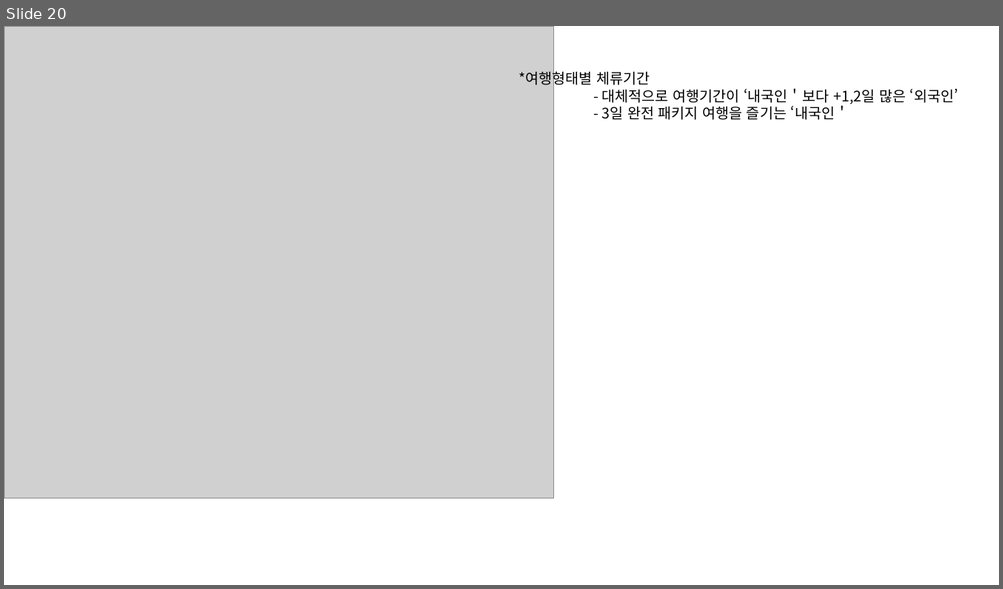
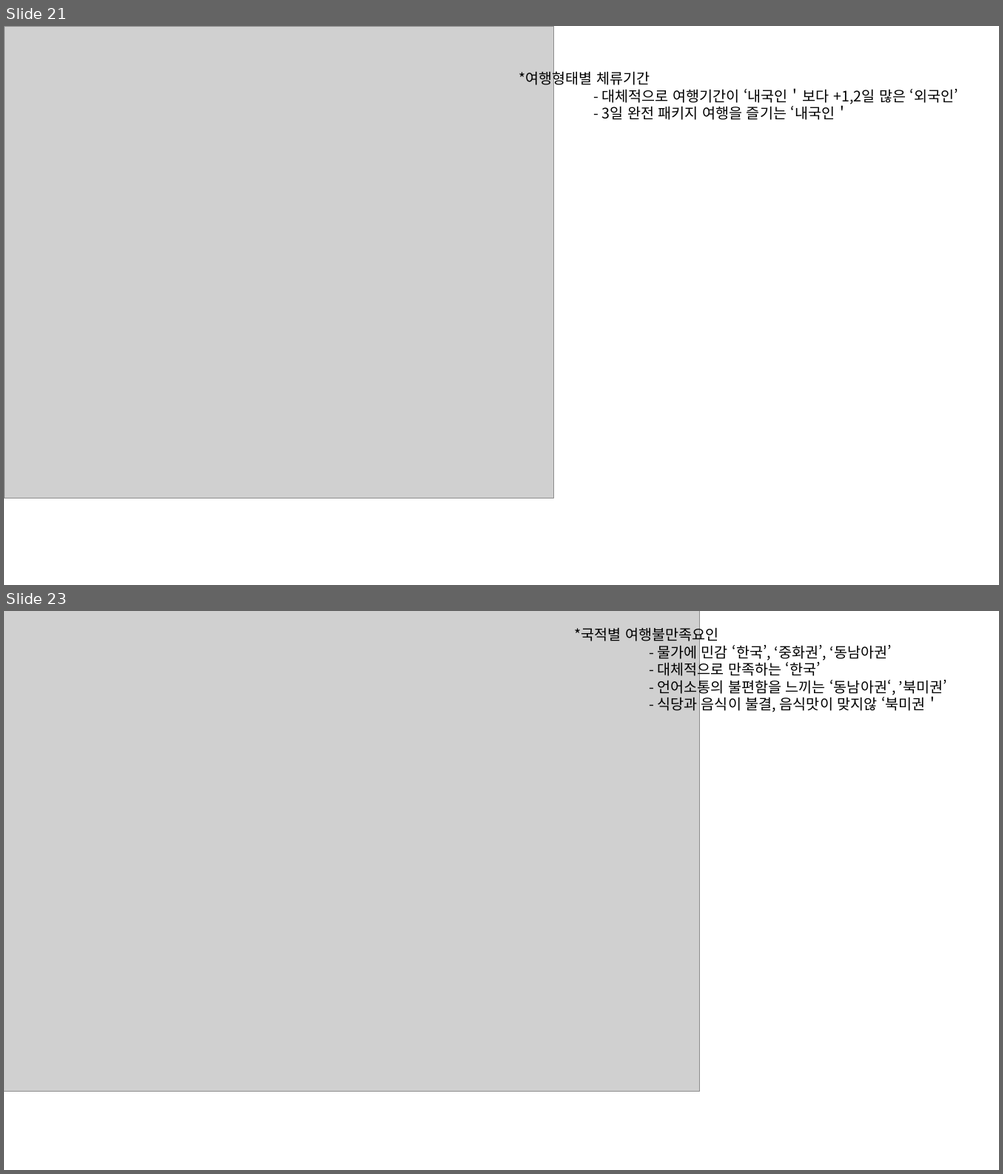
Before and after one commit to jinxin4u/work123, a slide deck: R_project/team/r 그래프.pptx. Shown one above the other, each under a label of ours: slide 20 before the commit, slides 21 and 23 after it; the slides between them are not shown. The pictures are 1003x589 and 1003x1174 pixels, drawn with LibreOffice and Linux fonts; fonts in the diff are those of the drawing; grey boxes stand for pictures. Boxes give left, top, right and bottom in pixels: in the first picture for what was removed or moved away, otherwise in the second. Text is boxed around its words. In the diff, an @@ line names an element or a change of style, - is before the commit and + after.

```diff
--- a/R_project/team/r 그래프.pptx
+++ b/R_project/team/r 그래프.pptx
@@ slide 23 added at box(4, 611, 999, 1170), background #FFFFFF @@
@@ picture added at box(4, 611, 700, 1092) @@
@@ text added at box(574, 625, 947, 712), 14 pt, text #000000 @@
+*국적별 여행불만족요인
+- 물가에 민감 ‘한국’, ‘중화권’, ‘동남아권’
+- 대체적으로 만족하는 ‘한국’
+- 언어소통의 불편함을 느끼는 ‘동남아권‘, ’북미권’
+- 식당과 음식이 불결, 음식맛이 맞지않 ‘북미권＇
@@ what was slide 20 is now slide 21 @@
```
Also in this commit, not shown: 2 slides changed, 7 other slides added, 48 other files.
